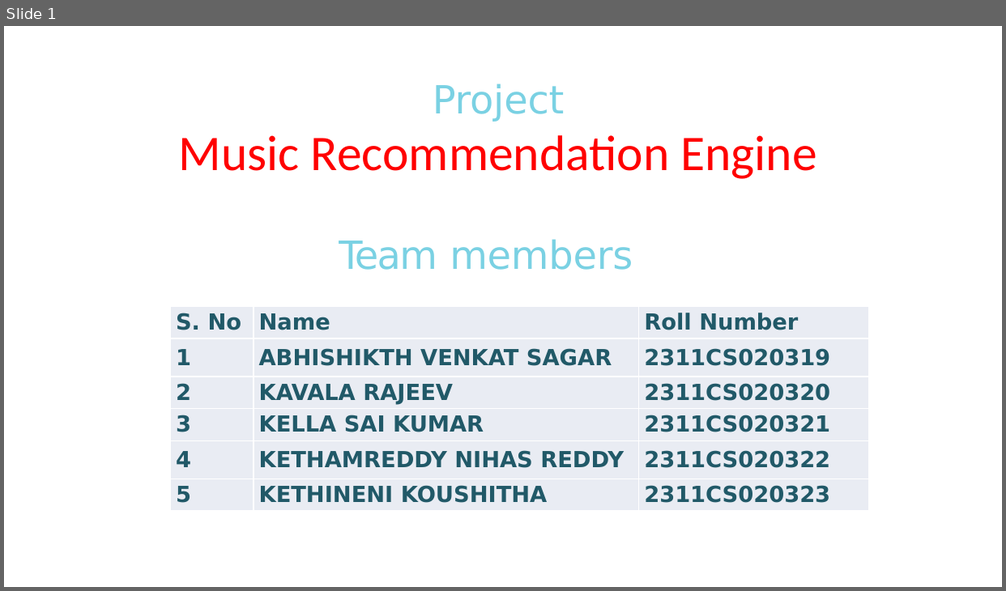
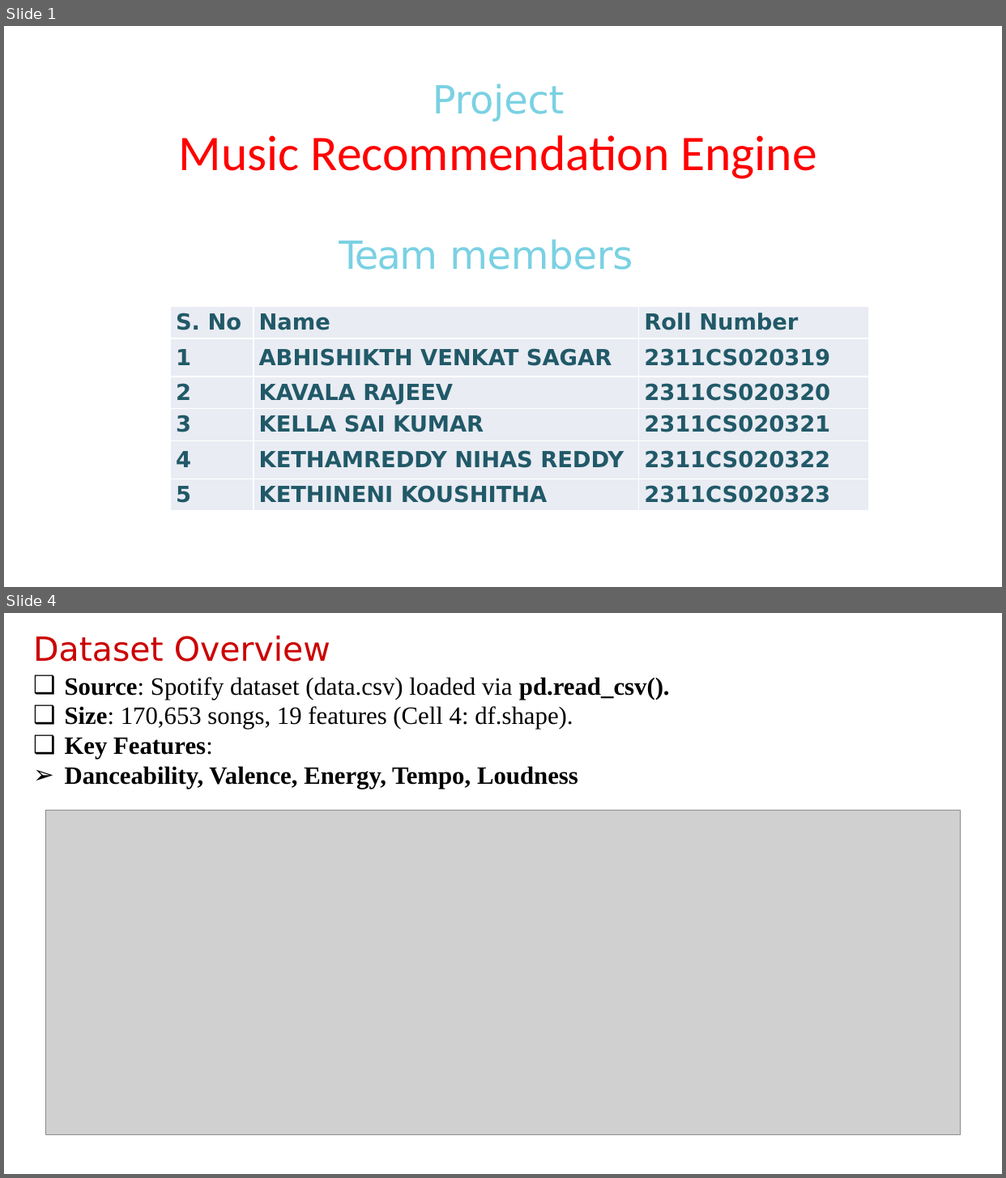
Before and after one commit to Rajeevkavala/Application-Development, a slide deck: Project/Music_Recommendation_Review-1.pptx. Shown one above the other, each under a label of ours: slide 1 before the commit, slides 1 and 4 after it; the slides between them are not shown. The pictures are 1006x591 and 1006x1178 pixels, drawn with LibreOffice and Linux fonts; fonts in the diff are those of the drawing; grey boxes stand for pictures; background and template pictures are left out. Boxes give left, top, right and bottom in pixels: in the first picture for what was removed or moved away, otherwise in the second. Text is boxed around its words. In the diff, an @@ line names an element or a change of style, - is before the commit and + after.

```diff
--- a/Project/Music_Recommendation_Review-1.pptx
+++ b/Project/Music_Recommendation_Review-1.pptx
@@ slide 4 added at [4,613,1002,1174], background #FFFFFF @@
@@ title added at [33,635,330,662], 24 pt, text #CC0000 @@
+Dataset Overview
@@ text added at [65,677,670,789], 18 pt, text #000000, bold @@
+❑ Source: Spotify dataset (data.csv) loaded via pd.read_csv().
+❑ Size: 170,653 songs, 19 features (Cell 4: df.shape).
+❑ Key Features:
+                ➢ Danceability, Valence, Energy, Tempo, Loudness
@@ picture added at [46,811,961,1135] @@
```
Also in this commit, not shown: 3 slides changed, 6 other slides added, 3 slides removed, 5 other files.
